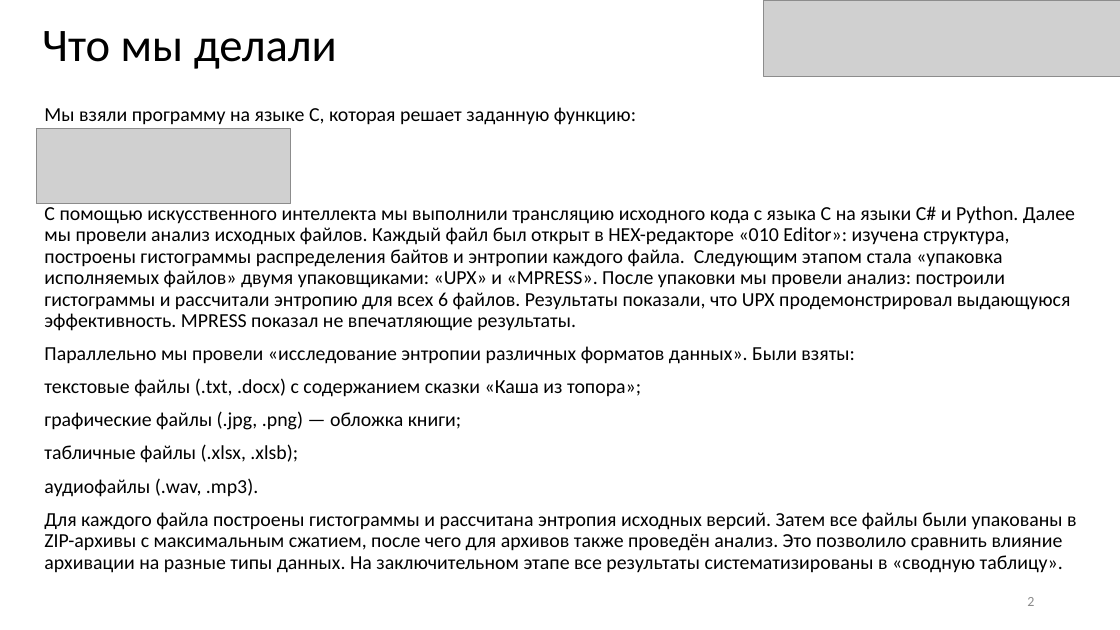
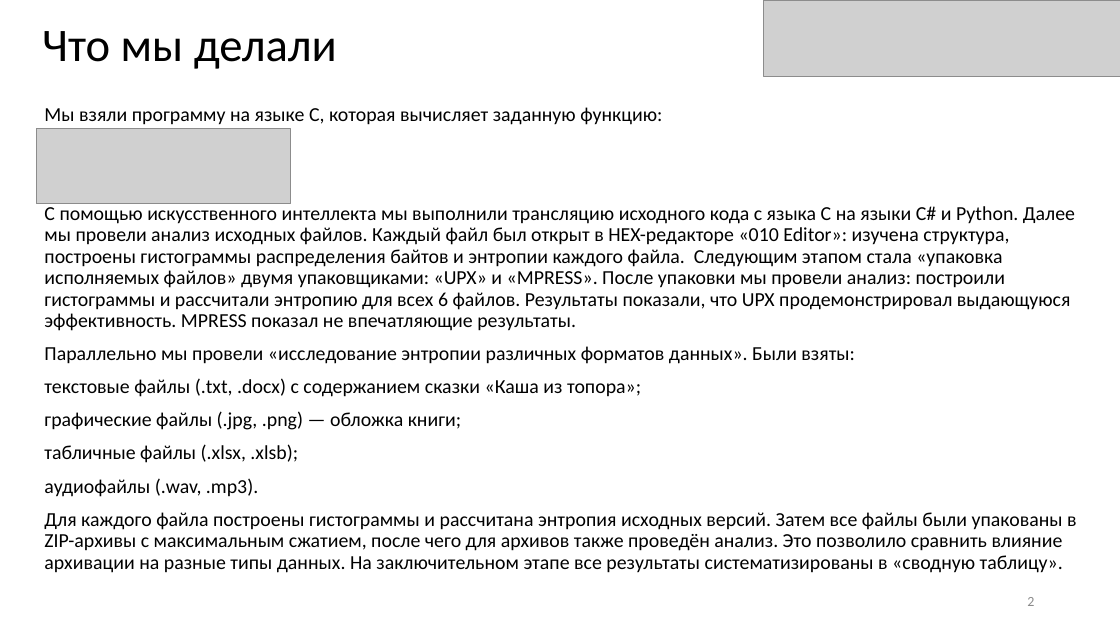
Before and after one commit to Ann1703/Reverse_Engineering_LAB, a slide deck: slide 2 of Лр2_С Буланый Дышлевая.pptx. Drawn at 1120x630 pixels with LibreOffice and Linux fonts; fonts in the diff are those of the drawing; grey boxes stand for pictures. Boxes give left, top, right and bottom in pixels: in the first picture for what was removed or moved away, otherwise in the second. Text is boxed around its words. In the diff, an @@ line names an element or a change of style, - is before the commit and + after.

```diff
--- a/Лр2_С Буланый Дышлевая.pptx
+++ b/Лр2_С Буланый Дышлевая.pptx
@@ subtitle at [44, 107, 662, 125]: text changed @@
-Мы взяли программу на языке C, которая решает заданную функцию:
+Мы взяли программу на языке C, которая вычисляет заданную функцию:
```
Also in this commit, not shown: 1 other slide changed, 1 slide removed.
